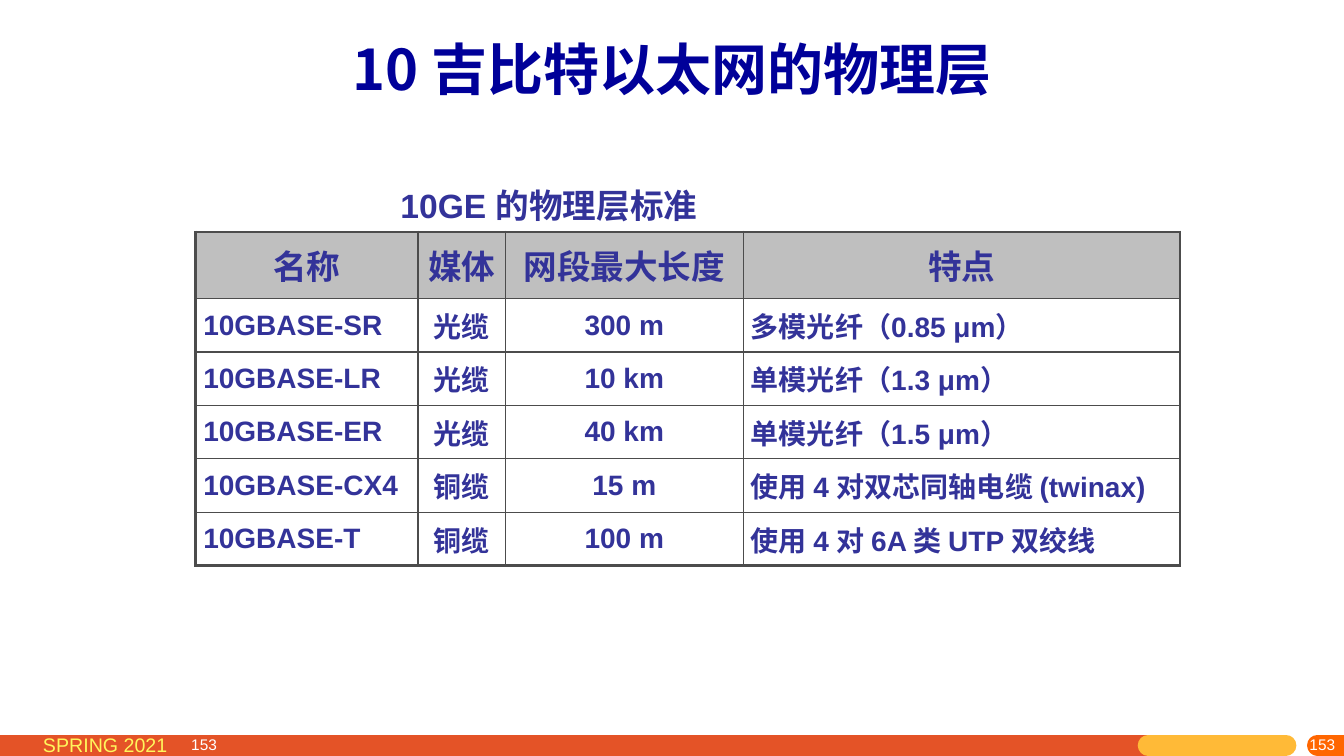
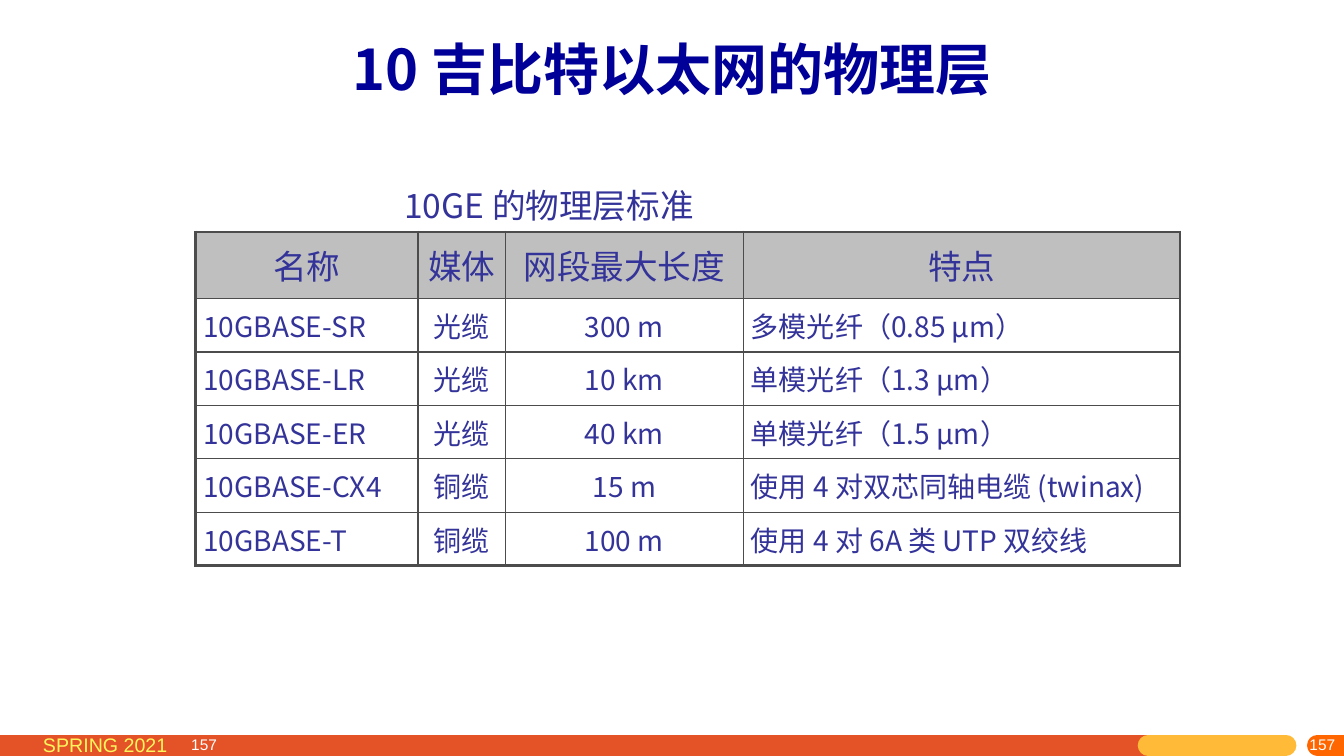
Before and after one commit to network-whu/2021, a slide deck: slide 157 of slides/instruction/03.pptx (slide 153 before the commit). Drawn at 1344x756 pixels with LibreOffice and Linux fonts; fonts in the diff are those of the drawing. Boxes give left, top, right and bottom in pixels: in the first picture for what was removed or moved away, otherwise in the second. Text is boxed around its words. In the diff, an @@ line names an element or a change of style, - is before the commit and + after.

```diff
--- a/slides/instruction/03.pptx
+++ b/slides/instruction/03.pptx
@@ text "10GE 的物理层标准" at bbox=[404, 189, 694, 221]: font Arial to Noto Sans CJK SC, bold off @@
@@ table at bbox=[196, 232, 1180, 566] @@
@@ font Arial to Noto Sans CJK SC, bold off @@
@@ page number at bbox=[191, 739, 217, 750]: text changed @@
-153
+157
@@ page number at bbox=[1085, 738, 1344, 756]: text changed @@
-153
+157
@@ page number at bbox=[1308, 737, 1334, 753]: text changed @@
-153
+157
@@ page number at bbox=[1325, 739, 1344, 750]: text changed @@
-153
+157
```
Also in this commit, not shown: 23 other slides changed, 5 slides added, 3 other files.
